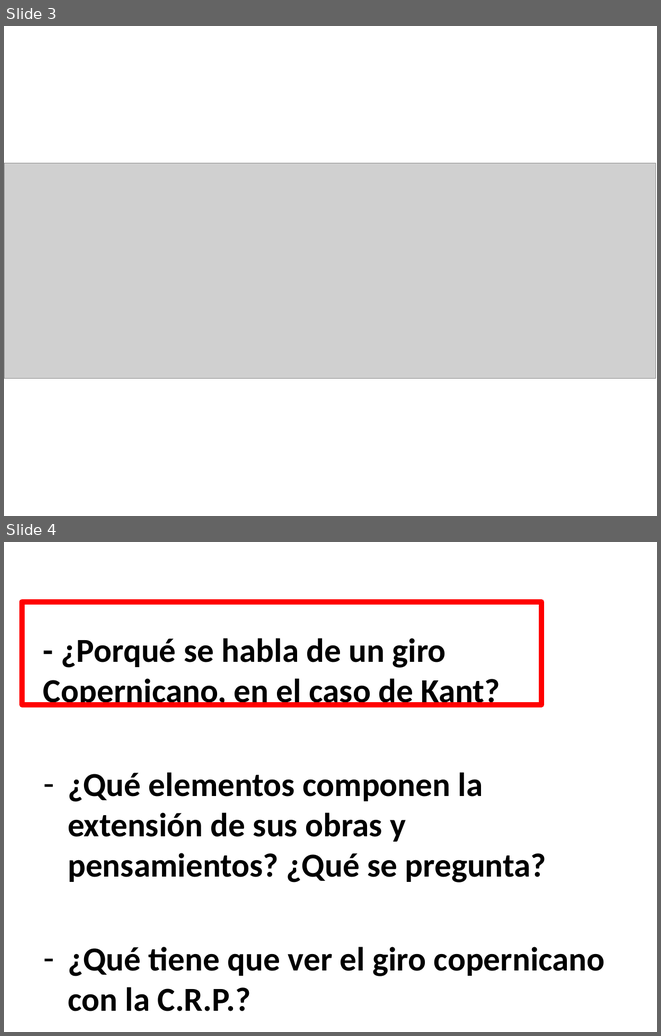
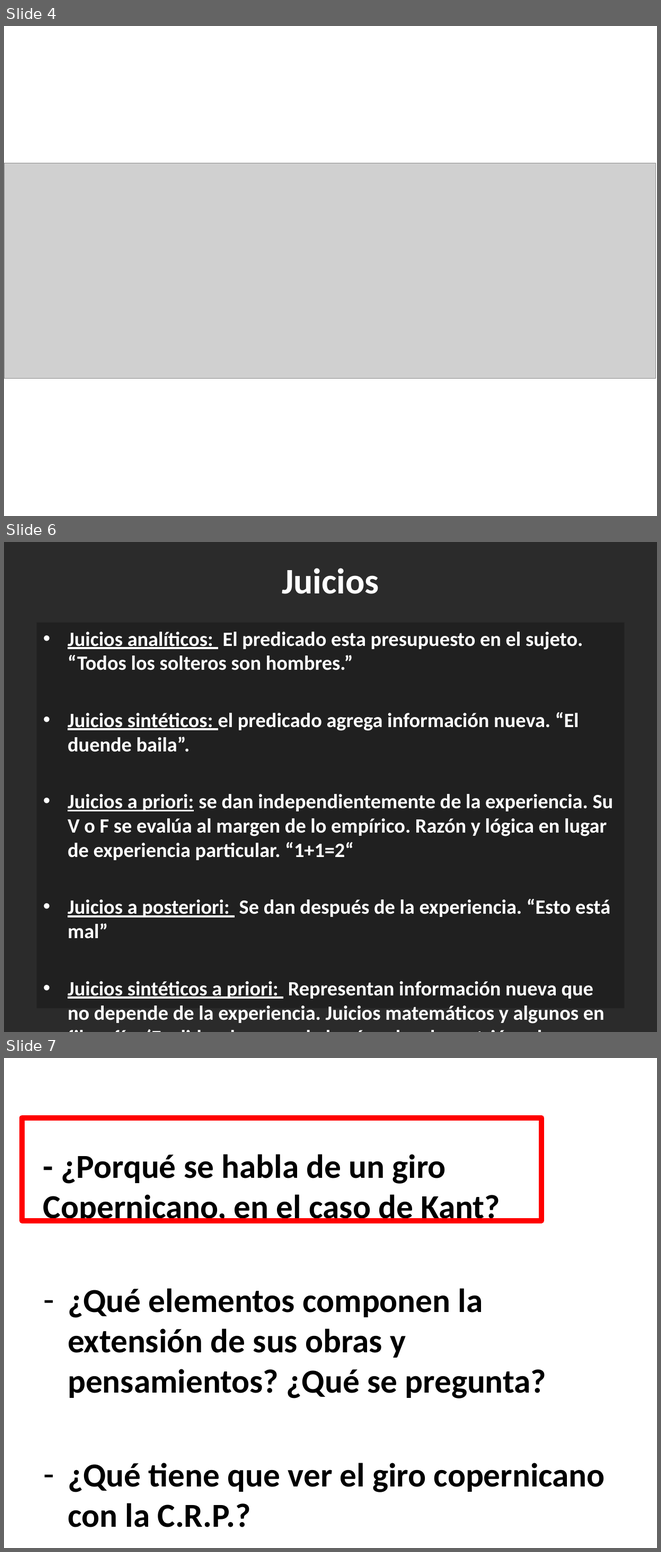
Before and after one commit to zaboltar/zaboltar.github.io, a slide deck: assets uarm/2023 1 UarmPCrit/Kant intro crp prefmc2.pptx. Shown one above the other, each under a label of ours: slides 3 and 4 before the commit, slides 4, 6 and 7 after it; the slides between them are not shown. The pictures are 661x1036 and 661x1552 pixels, drawn with LibreOffice and Linux fonts; fonts in the diff are those of the drawing; grey boxes stand for pictures; background and template pictures are left out; a plain dark background stands for a picture behind light text. Boxes give left, top, right and bottom in pixels: in the first picture for what was removed or moved away, otherwise in the second. Text is boxed around its words. In the diff, an @@ line names an element or a change of style, - is before the commit and + after.

```diff
--- a/assets uarm/2023 1 UarmPCrit/Kant intro crp prefmc2.pptx
+++ b/assets uarm/2023 1 UarmPCrit/Kant intro crp prefmc2.pptx
@@ slide 6 added at [4, 542, 657, 1032], background picture (left out) @@
@@ title added at [282, 568, 379, 594], 39.6 pt, text #FFFFFF, bold @@
+Juicios
@@ text added at [37, 623, 624, 1008], fill #000000 at 25% opacity, 22.4 pt, text #FFFFFF, bold @@
+• Juicios analíticos: El predicado esta presupuesto en el sujeto. “Todos los solteros son hombres.”
+• Juicios sintéticos: el predicado agrega información nueva. “El duende baila”.
+• Juicios a priori: se dan independientemente de la experiencia. Su V o F se evalúa al margen de lo empírico. Razón y lógica en lugar de experiencia particular. “1+1=2“
+• Juicios a posteriori: Se dan después de la experiencia. “Esto está mal”
+• Juicios sintéticos a priori: Representan información nueva que no depende de la experiencia. Juicios matemáticos y algunos en filosofía. (Euclides: la suma de los ángulos de un triángulo = 180º, aritmética, causalidad, indiscernibles, contradicción)
@@ what was slide 3 is now slide 4 @@
@@ what was slide 4 is now slide 7 @@
```
Also in this commit, not shown: 5 slides changed, 3 other slides added, 1 slide removed, 2 other files.
